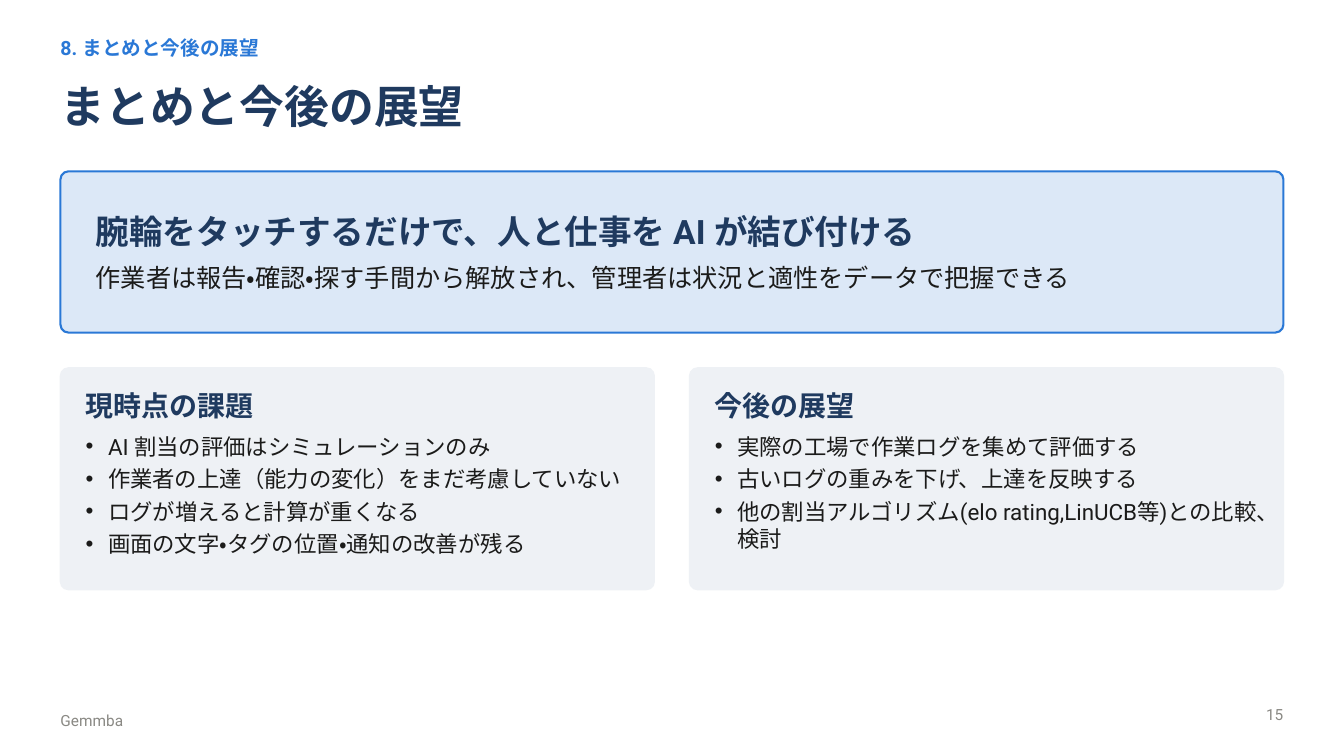
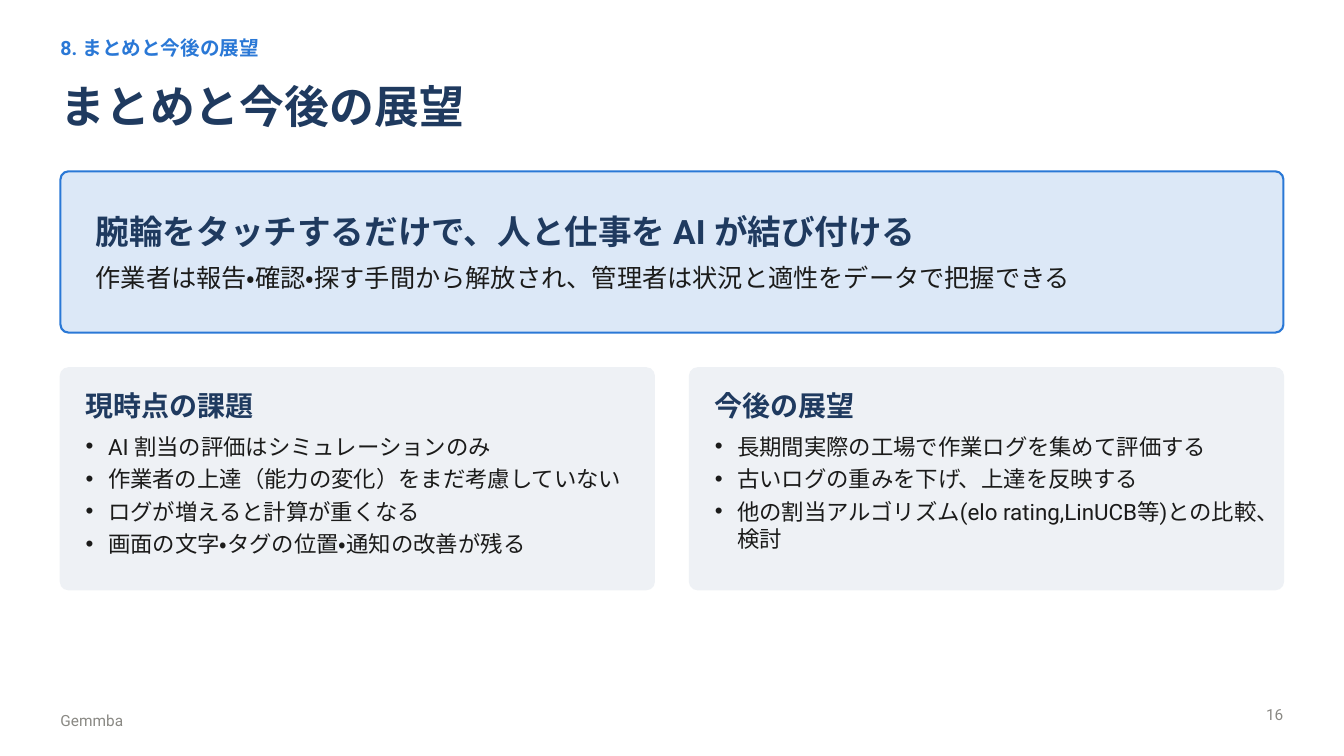
Before and after one commit to maguro256/procon2026, a slide deck: slide 16 of slides/gemmba_presentation.pptx (slide 15 before the commit). Drawn at 1344x756 pixels with LibreOffice and Linux fonts; fonts in the diff are those of the drawing. Boxes give left, top, right and bottom in pixels: in the first picture for what was removed or moved away, otherwise in the second. Text is boxed around its words. In the diff, an @@ line names an element or a change of style, - is before the commit and + after.

```diff
--- a/slides/gemmba_presentation.pptx
+++ b/slides/gemmba_presentation.pptx
@@ text at bbox=[737, 436, 1206, 457]: text changed @@
-• 実際の工場で作業ログを集めて評価する
+• 長期間実際の工場で作業ログを集めて評価する
@@ page number at bbox=[1266, 709, 1283, 720]: text changed @@
-15
+16
```
Also in this commit, not shown: 4 other slides changed, 1 slide added, 1 other file.
